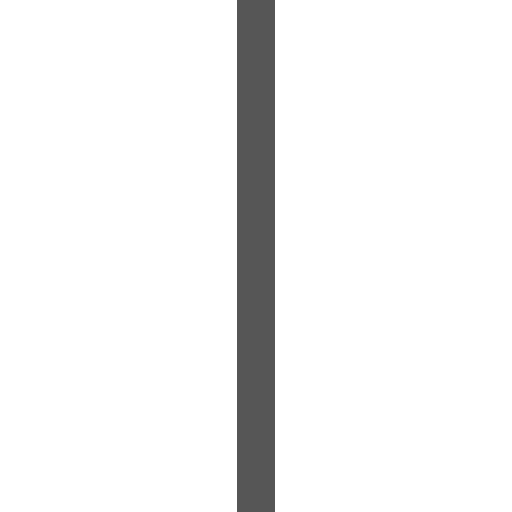
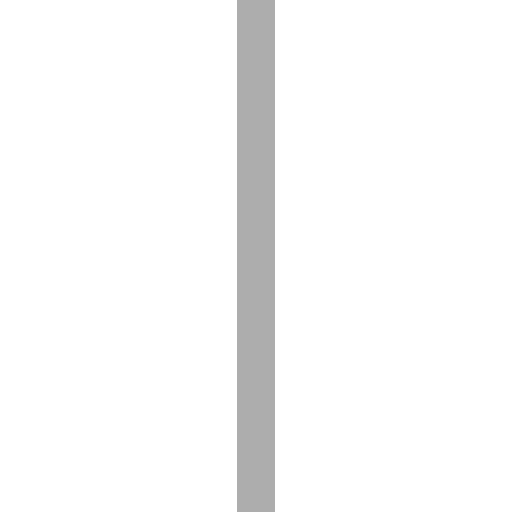
The second 512px x 512px image is a revision of the first. Changes to its layers:
painted on "Layer 1" over [237,0,275,512]
